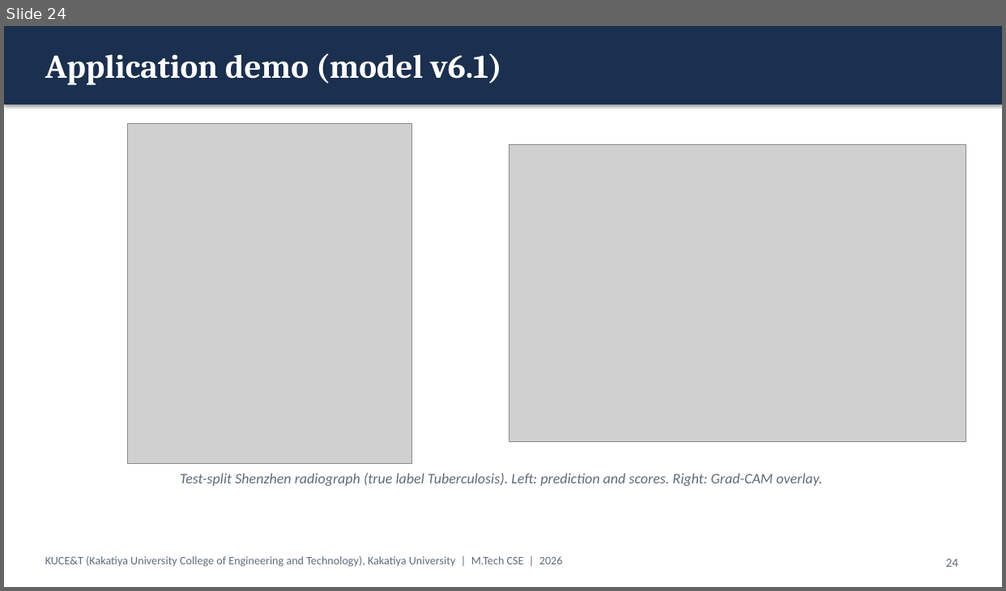
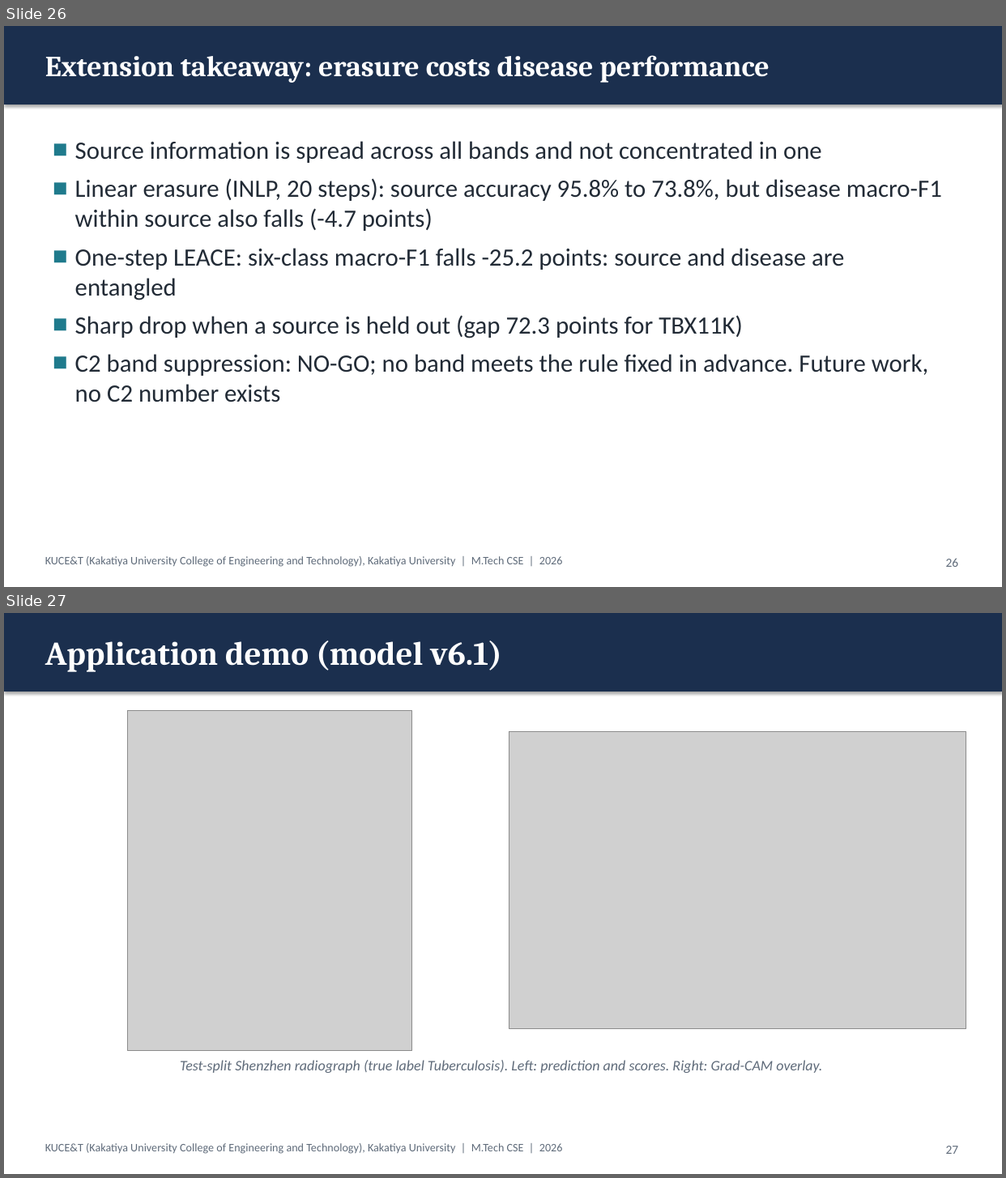
Before and after one commit to KSathwik/Lung_Disease_Detector, a slide deck: docs/presentation/LungAI_MTech_Presentation.pptx. Shown one above the other, each under a label of ours: slide 24 before the commit, slides 26 and 27 after it. The pictures are 1006x591 and 1006x1178 pixels, drawn with LibreOffice and Linux fonts; fonts in the diff are those of the drawing; grey boxes stand for pictures. Boxes give left, top, right and bottom in pixels: in the first picture for what was removed or moved away, otherwise in the second. Text is boxed around its words. In the diff, an @@ line names an element or a change of style, - is before the commit and + after.

```diff
--- a/docs/presentation/LungAI_MTech_Presentation.pptx
+++ b/docs/presentation/LungAI_MTech_Presentation.pptx
@@ slide 26 added at (x1=4, y1=26, x2=1002, y2=587), background #FFFFFF @@
@@ rectangle added at (x1=4, y1=26, x2=1002, y2=105), fill #1B2F4E @@
@@ text added at (x1=45, y1=55, x2=769, y2=83), 28 pt, text #FFFFFF, bold @@
+Extension takeaway: erasure costs disease performance
@@ text added at (x1=75, y1=141, x2=942, y2=403), 24 pt, text #222B36 @@
+■ Source information is spread across all bands and not concentrated in one
+■ Linear erasure (INLP, 20 steps): source accuracy 95.8% to 73.8%, but disease macro-F1 within source also falls (-4.7 points)
+■ One-step LEACE: six-class macro-F1 falls -25.2 points: source and disease are entangled
+■ Sharp drop when a source is held out (gap 72.3 points for TBX11K)
+■ C2 band suppression: NO-GO; no band meets the rule fixed in advance. Future work, no C2 number exists
@@ text added at (x1=45, y1=557, x2=563, y2=567), 11 pt, text #5F6B7A @@
+KUCE&T (Kakatiya University College of Engineering and Technology), Kakatiya University | M.Tech CSE | 2026
@@ page number added at (x1=946, y1=558, x2=959, y2=567), 12 pt, text #5F6B7A @@
+26
@@ what was slide 24 is now slide 27 @@
@@ page number at (x1=946, y1=1146, x2=959, y2=1154): text changed @@
-24
+27
```
Also in this commit, not shown: 3 slides changed, 2 other slides added, 39 other files.
